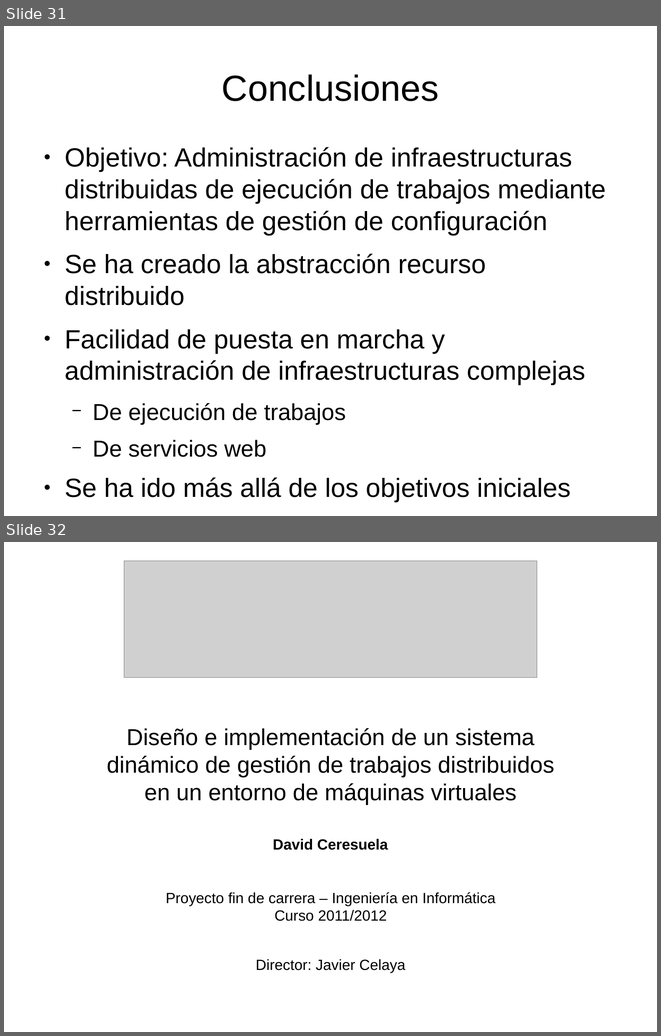
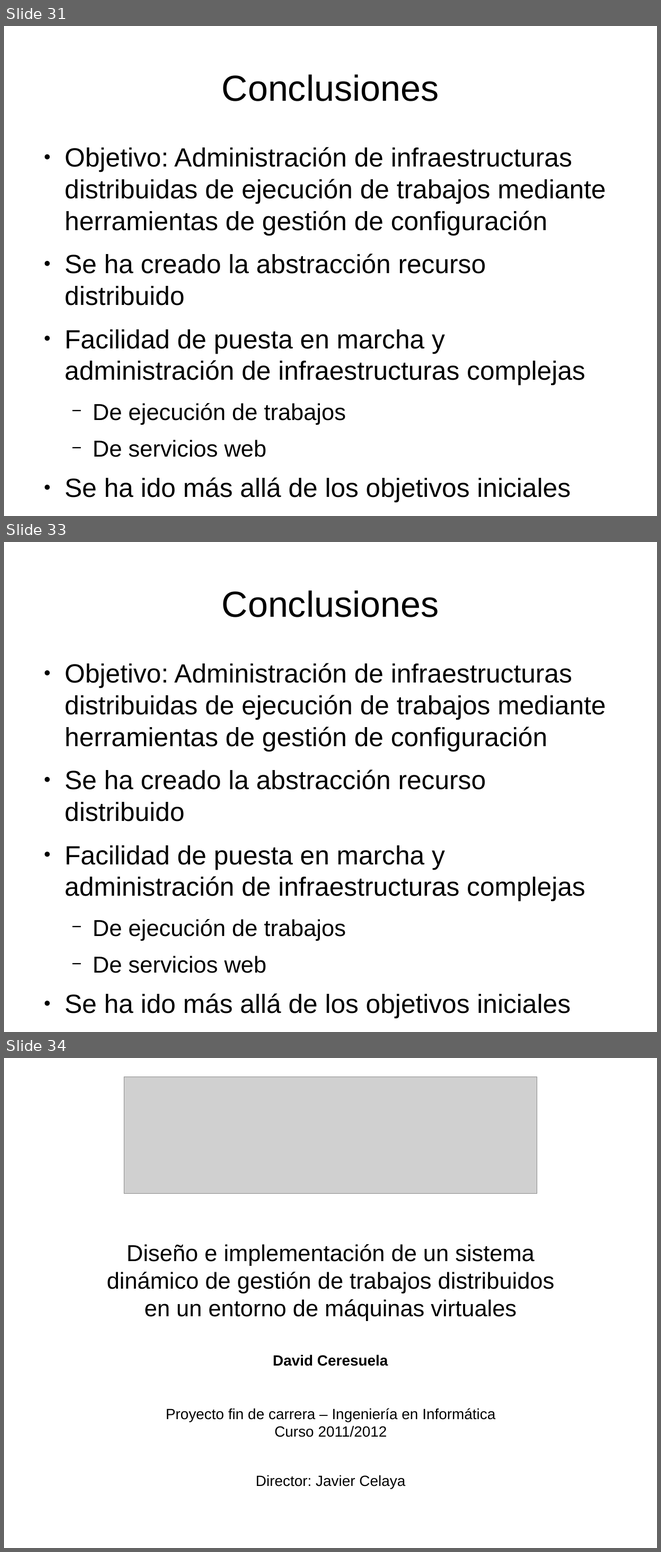
Before and after one commit to dcere/pfc, a slide deck: adm/presentacion/presentacion.odp. Shown one above the other, each under a label of ours: slides 31 and 32 before the commit, slides 31, 33 and 34 after it; the slides between them are not shown. The pictures are 661x1036 and 661x1552 pixels, drawn with LibreOffice and Linux fonts; fonts in the diff are those of the drawing; grey boxes stand for pictures. Boxes give left, top, right and bottom in pixels: in the first picture for what was removed or moved away, otherwise in the second. Text is boxed around its words. In the diff, an @@ line names an element or a change of style, - is before the commit and + after.

```diff
--- a/adm/presentacion/presentacion.odp
+++ b/adm/presentacion/presentacion.odp
@@ slide 33 added at [4,542,657,1032], background #FFFFFF @@
@@ title added at [222,590,439,617], 44 pt, text #000000 @@
+Conclusiones
@@ text added at [64,663,606,1018], 32 pt, text #000000 @@
+● Objetivo: Administración de infraestructuras distribuidas de ejecución de trabajos mediante herramientas de gestión de configuración
+● Se ha creado la abstracción recurso distribuido
+● Facilidad de puesta en marcha y administración de infraestructuras complejas
+  − De ejecución de trabajos
+  − De servicios web
+● Se ha ido más allá de los objetivos iniciales
@@ what was slide 32 is now slide 34 @@
```
Also in this commit, not shown: 3 slides changed, 1 other slide added, 1 slide removed, 1 other file.
